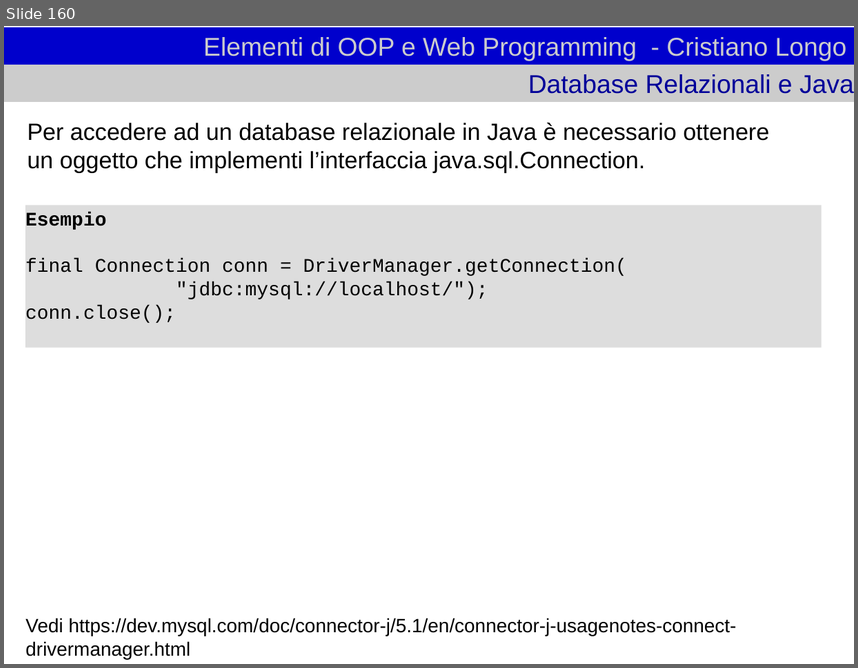
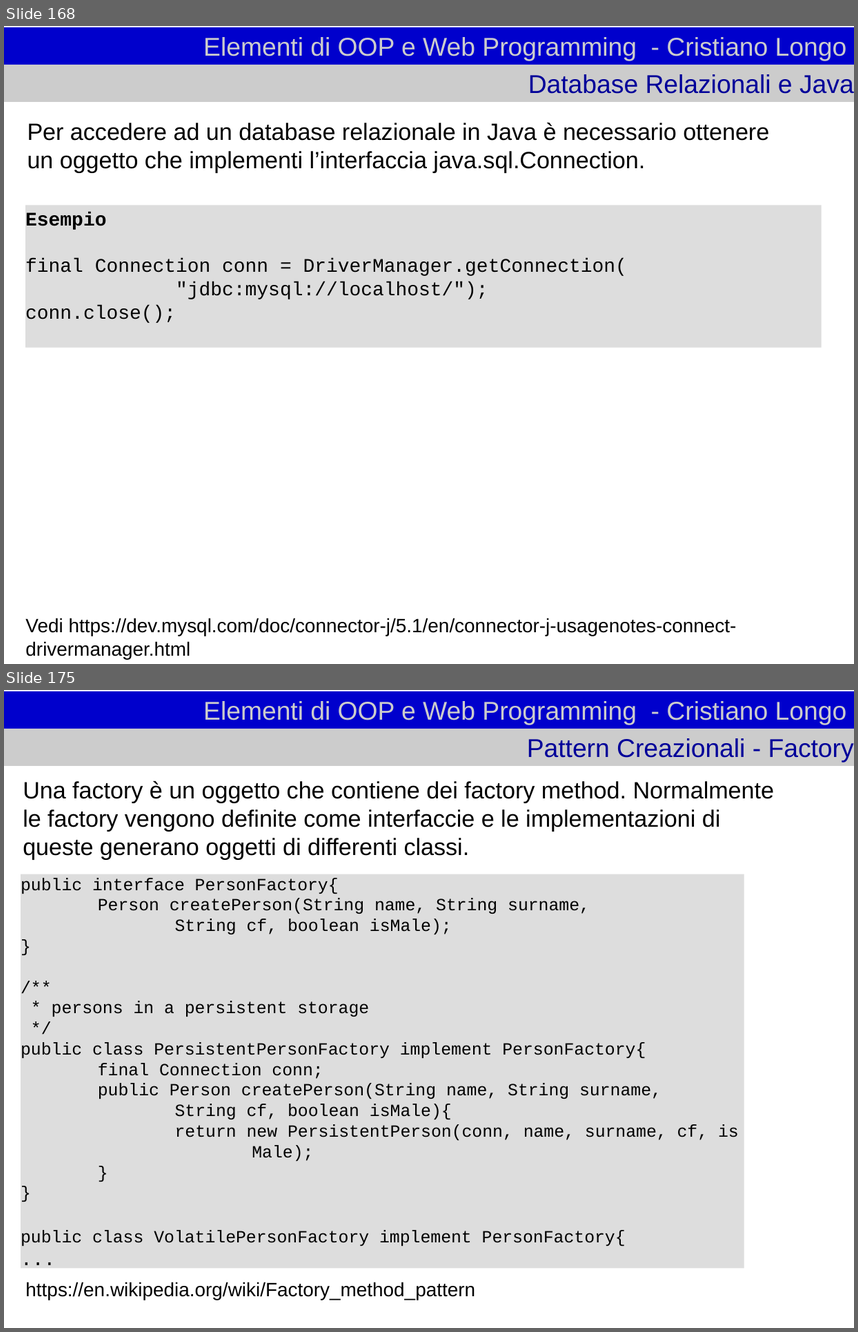
Before and after one commit to cristianolongoodhl/courses, a slide deck: JavaAndOOP/oopweb1.odp. Shown one above the other, each under a label of ours: slide 160 before the commit, slides 168 and 175 after it; the slides between them are not shown. The pictures are 858x668 and 858x1332 pixels, drawn with LibreOffice and Linux fonts; fonts in the diff are those of the drawing. Boxes give left, top, right and bottom in pixels: in the first picture for what was removed or moved away, otherwise in the second. Text is boxed around its words. In the diff, an @@ line names an element or a change of style, - is before the commit and + after.

Commit message:
javaandoop design patterns

```diff
--- a/JavaAndOOP/oopweb1.odp
+++ b/JavaAndOOP/oopweb1.odp
@@ slide 175 added at box(4, 690, 854, 1328), background #FFFFFF @@
@@ title added at box(4, 691, 854, 729), fill #0000CC, 24 pt, text #CCCCCC @@
+Elementi di OOP e Web Programming - Cristiano Longo
@@ title added at box(4, 729, 854, 766), fill #CCCCCC, 24 pt, text #000099 @@
+Pattern Creazionali - Factory
@@ text added at box(23, 781, 775, 859), 22 pt, text #000000 @@
+Una factory è un oggetto che contiene dei factory method. Normalmente le factory vengono definite come interfaccie e le implementazioni di queste generano oggetti di differenti classi.
@@ rectangle added at box(21, 874, 744, 1268), fill #DDDDDD, 16 pt, text #000000 @@
+public interface PersonFactory{
+Person createPerson(String name, String surname,
+String cf, boolean isMale);
+}
+/**
+* persons in a persistent storage
+*/
+public class PersistentPersonFactory implement PersonFactory{
+final Connection conn;
+public Person createPerson(String name, String surname,
+String cf, boolean isMale){
+return new PersistentPerson(conn, name, surname, cf, is Male);
+}
+}
+public class VolatilePersonFactory implement PersonFactory{
+...
@@ text added at box(25, 1281, 475, 1299), 18 pt, text #000000 @@
+https://en.wikipedia.org/wiki/Factory_method_pattern
@@ what was slide 160 is now slide 168 @@
```
Also in this commit, not shown: 26 other slides added, 1 slide removed, 2 other files.
